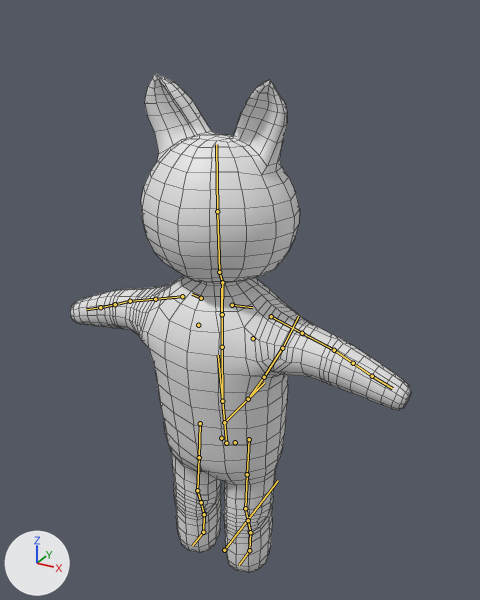
The FBX model Periode 3 project/Assets/Models/cats/Shop Cat/shopcat.fbx: old version first, new version second.
Camera for both pictures: a 50 mm lens placed at (1.2, -2.04, 2.31), pointed at (-0.04, 0.23, 1.17). Every picture has the same lights, and +X, +Y and +Z are marked at lower left. The bones that bend it are drawn over the model as lines. Mesh edges are drawn as thin lines.

In view in the first picture: 'Shop cat'.
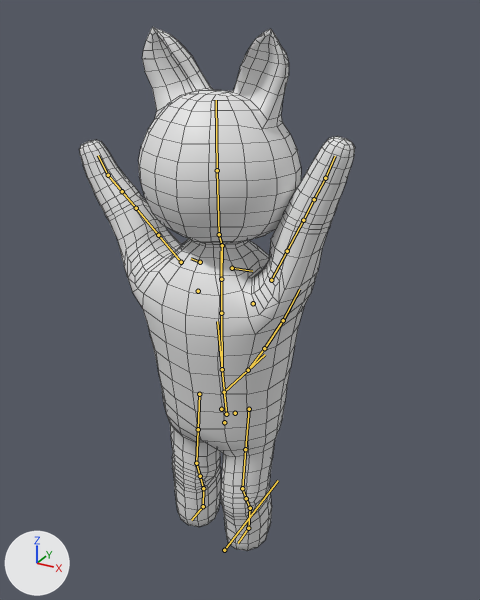
The newer file adds an action. The first version stands in its rest pose; the second is drawn at frame 24 of the action 'rig|Jump'.

Patch to the scene script:
```diff
--- a/Periode 3 project/Assets/Models/cats/Shop Cat/shopcat.fbx.py
+++ b/Periode 3 project/Assets/Models/cats/Shop Cat/shopcat.fbx.py
@@ bone_def_spine @@
 bone_def_spine = bpy.data.objects['rig'].pose.bones['DEF-spine']  # child of 'root'
-bone_def_spine.location = (0.0, 0.0, 0.0)
+bone_def_spine.location = (0.0, 0.212, -0.028)
@@ bone_torso @@
 bone_torso = bpy.data.objects['rig'].pose.bones['torso']  # child of 'MCH-torso.parent'
-bone_torso.location = (0.0, 0.0, 0.0)
+bone_torso.location = (0.0, 0.0, 0.214)
@@ bone_def_thigh_l @@
 bone_def_thigh_l = bpy.data.objects['rig'].pose.bones['DEF-thigh.L']  # child of 'ORG-spine'
-bone_def_thigh_l.rotation_quaternion = (1.0, 0.0, 0.0, 0.0)  # degrees (0, 0, 0)
-bone_def_thigh_l.scale = (1.0, 1.0, 1.0)
+bone_def_thigh_l.rotation_quaternion = (0.999, -0.04, 0.0, -0.001)  # degrees (-5, 0, 0)
+bone_def_thigh_l.scale = (0.97, 1.07, 0.97)
@@ bone_def_shin_l @@
 bone_def_shin_l = bpy.data.objects['rig'].pose.bones['DEF-shin.L']  # child of 'DEF-thigh.L.001'
-bone_def_shin_l.rotation_quaternion = (1.0, 0.0, 0.0, 0.0)  # degrees (0, 0, 0)
-bone_def_shin_l.scale = (1.0, 1.0, 1.0)
+bone_def_shin_l.rotation_quaternion = (0.99, 0.14, 0.0, 0.002)  # degrees (16, 0, 0)
+bone_def_shin_l.scale = (1.05, 0.94, 1.02)
@@ bone_def_foot_l @@
 bone_def_foot_l = bpy.data.objects['rig'].pose.bones['DEF-foot.L']  # child of 'DEF-shin.L.001'
-bone_def_foot_l.rotation_quaternion = (1.0, 0.0, 0.0, 0.0)  # degrees (0, 0, 0)
-bone_def_foot_l.scale = (1.0, 1.0, 1.0)
+bone_def_foot_l.rotation_quaternion = (0.995, -0.1, 0.001, -0.003)  # degrees (-12, 0, 0)
+bone_def_foot_l.scale = (0.98, 1.02, 1.0)
@@ bone_def_upper_arm_l @@
 bone_def_upper_arm_l = bpy.data.objects['rig'].pose.bones['DEF-upper_arm.L']  # child of 'ORG-shoulder.L'
-bone_def_upper_arm_l.rotation_quaternion = (1.0, 0.0, 0.0, 0.0)  # degrees (0, 0, 0)
-bone_def_upper_arm_l.scale = (1.0, 1.0, 1.0)
+bone_def_upper_arm_l.rotation_quaternion = (0.769, -0.527, 0.0, 0.361)  # degrees (-61, 22, 37)
+bone_def_upper_arm_l.scale = (0.99, 1.03, 0.99)
@@ bone_def_forearm_l @@
 bone_def_forearm_l = bpy.data.objects['rig'].pose.bones['DEF-forearm.L']  # child of 'DEF-upper_arm.L.001'
-bone_def_forearm_l.rotation_quaternion = (1.0, 0.0, 0.0, 0.0)  # degrees (0, 0, 0)
-bone_def_forearm_l.scale = (1.0, 1.0, 1.0)
+bone_def_forearm_l.rotation_quaternion = (0.999, -0.052, -0.005, 0.0)  # degrees (-6, -1, 0)
+bone_def_forearm_l.scale = (0.99, 1.02, 0.99)
@@ bone_def_hand_l @@
 bone_def_hand_l = bpy.data.objects['rig'].pose.bones['DEF-hand.L']  # child of 'DEF-forearm.L.001'
-bone_def_hand_l.rotation_quaternion = (1.0, 0.0, 0.0, 0.0)  # degrees (0, 0, 0)
-bone_def_hand_l.scale = (1.0, 1.0, 1.0)
+bone_def_hand_l.rotation_quaternion = (0.999, 0.007, 0.017, 0.028)  # degrees (1, 2, 3)
+bone_def_hand_l.scale = (1.02, 0.96, 1.02)
@@ bone_def_upper_arm_r @@
 bone_def_upper_arm_r = bpy.data.objects['rig'].pose.bones['DEF-upper_arm.R']  # child of 'ORG-shoulder.R'
-bone_def_upper_arm_r.rotation_quaternion = (1.0, 0.0, 0.0, 0.0)  # degrees (0, 0, 0)
-bone_def_upper_arm_r.scale = (1.0, 1.0, 1.0)
+bone_def_upper_arm_r.rotation_quaternion = (0.869, -0.413, 0.002, -0.271)  # degrees (-48, -13, -29)
+bone_def_upper_arm_r.scale = (0.99, 1.03, 0.99)
@@ bone_def_forearm_r @@
 bone_def_forearm_r = bpy.data.objects['rig'].pose.bones['DEF-forearm.R']  # child of 'DEF-upper_arm.R.001'
-bone_def_forearm_r.rotation_quaternion = (1.0, 0.0, 0.0, 0.0)  # degrees (0, 0, 0)
-bone_def_forearm_r.scale = (1.0, 1.0, 1.0)
+bone_def_forearm_r.rotation_quaternion = (0.999, -0.052, 0.003, 0.0)  # degrees (-6, 0, 0)
+bone_def_forearm_r.scale = (0.99, 1.02, 0.99)
@@ bone_def_hand_r @@
 bone_def_hand_r = bpy.data.objects['rig'].pose.bones['DEF-hand.R']  # child of 'DEF-forearm.R.001'
-bone_def_hand_r.rotation_quaternion = (1.0, 0.0, 0.0, 0.0)  # degrees (0, 0, 0)
-bone_def_hand_r.scale = (1.0, 1.0, 1.0)
+bone_def_hand_r.rotation_quaternion = (0.987, -0.107, -0.009, -0.121)  # degrees (-12, -3, -14)
+bone_def_hand_r.scale = (1.02, 0.96, 1.02)
```

What differs and where, as boxes [x1, y1, x2, y2] in the pictures (480 x 600 px):
'Shop cat', posed (19% narrower)
    before: [70, 74, 411, 573]
    after: [79, 27, 355, 551]
bone 'DEF-spine', root to tip
    before: (226, 443) to (222, 401)
    after: (226, 414) to (222, 369)
bone 'torso', root to tip
    before: (224, 422) to (264, 382)
    after: (224, 392) to (265, 354)
bone 'DEF-thigh.L', root to tip
    before: (249, 439) to (247, 474)
    after: (249, 409) to (245, 449)
bone 'DEF-shin.L', root to tip
    before: (245, 508) to (248, 520)
    after: (242, 488) to (246, 498)
bone 'DEF-foot.L', root to tip
    before: (250, 532) to (249, 550)
    after: (250, 508) to (248, 528)
bone 'DEF-upper_arm.L', root to tip
    before: (271, 316) to (302, 333)
    after: (271, 280) to (287, 251)
bone 'DEF-forearm.L', root to tip
    before: (334, 350) to (353, 363)
    after: (303, 220) to (314, 199)
bone 'DEF-hand.L', root to tip
    before: (372, 376) to (392, 388)
    after: (325, 178) to (335, 156)
bone 'DEF-upper_arm.R', root to tip
    before: (182, 296) to (155, 299)
    after: (181, 262) to (158, 235)
bone 'DEF-forearm.R', root to tip
    before: (130, 301) to (115, 304)
    after: (136, 208) to (122, 191)
bone 'DEF-hand.R', root to tip
    before: (100, 307) to (86, 309)
    after: (108, 175) to (98, 155)
